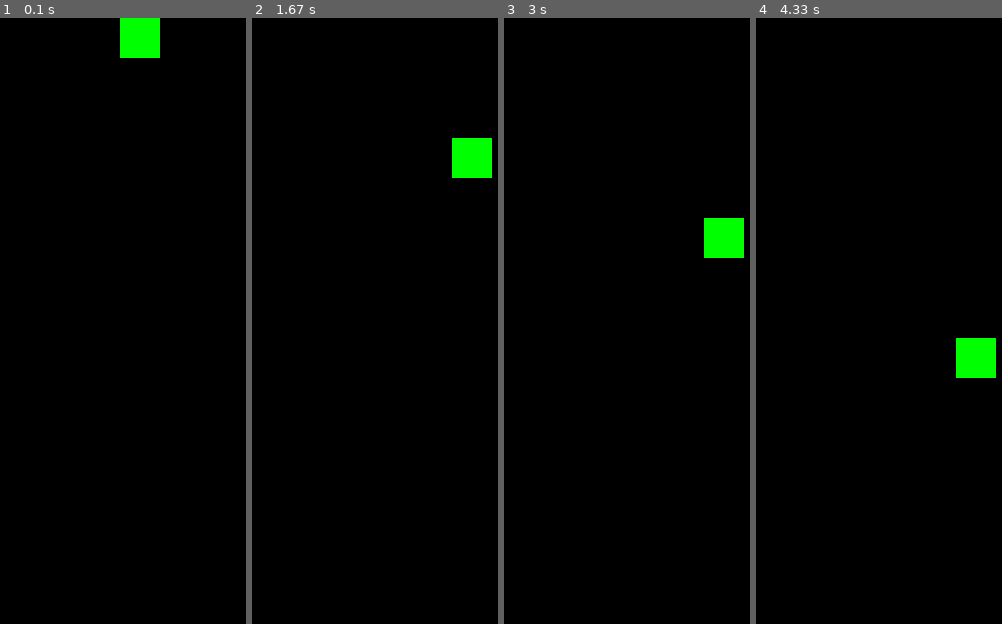
Above: before the commit, frames 1-4 (left to right).
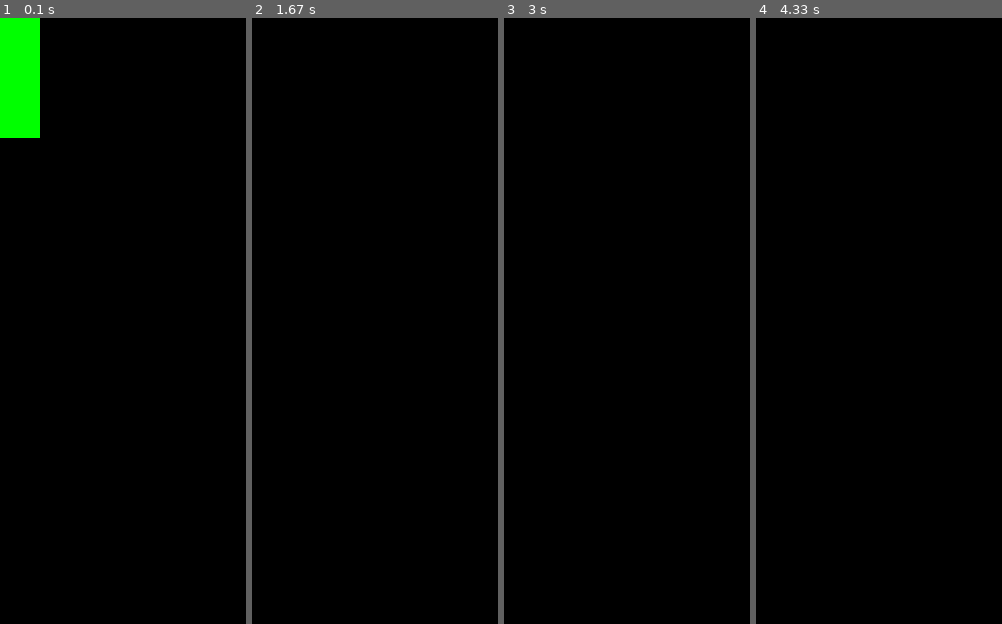
Above: after the commit, the same moments.

Repository: jminchew97/Tetris.pygame
Game: pygame game, started from main.py
Same seed, same stepped clock (60 frames per second), same inputs: the game is played once before the commit and once after it.
Inputs:
- Up to frame 1 (0.1 s): no input
- Up to frame 2 (1.67 s): hold Right 0.33-0.8 s; hold Right 0.83-1.3 s
- Up to frame 3 (3 s): tap Space at 1.9 s
- Up to frame 4 (4.33 s): no input

The runs differ from the first frame. In frame 1, 4.3% of the frame differs, in the area x 0-66%, y 0-20%; in frame 2, 1.1%; in frame 3, 1.1%; in frame 4, 1.1%.

Commit message:
-recoded previous gravity/collision detection
-recoded map grid updater to be more efficient

Diff:
--- a/main.py
+++ b/main.py
@@ -60,7 +60,7 @@
                 ["0", "0", "0", "0", "0", "0", "0", "0", "0", "0"]]
 # player movement
 current_block_list = []
-currently_has_block = True
+currently_has_block = False
 move_x_axis = 0
 move_x_offset = 0
 # visuals
@@ -71,6 +71,7 @@
 
 start = 0
 
+collision = False
 
 
 def move(moving_block_list, map, move_x_axis):
@@ -99,16 +100,22 @@
 			map[block_coordinates[1]][block_coordinates[0]] = "0"
 		moving_block_list.remove(block_coordinates) # remove item from list
 
-map[0][3] = "#"
-y = 0
-for row in map:
-	x = 0
-	for block in row:
-
-		if block == "#":
-			current_block_list.append([x,y])
-		x +=1
-	y+=1
+def update_map(map, current_block_list):
+	# clear map
+	for y in range(len(map)):
+		for x in range(len(map[y])):
+			if map[y][x] == "#":
+				map[y][x] = "0"
+
+
+	# set map
+	if currently_has_block:
+
+		for i in range(len(current_block_list)):
+			current_block_list[i] = [current_block_list[i][0], current_block_list[i][1]]
+			map[current_block_list[i][1]][current_block_list[i][0]] = "#"
+
+
 def debug():
 
 	with open('readme.txt', 'w') as f:
@@ -122,8 +129,12 @@
 	#---- Start runs the first frame
 	#print(move_x_axis)
 	# set initial blocks
-	if currently_has_block == False:
-		map[0][3] = "#"
+	if currently_has_block == False: # generate new block
+		current_block_list = []
+		current_block_list.append([0, 2])
+		current_block_list.append([0,0])
+		current_block_list.append([0, 1])
+
 		currently_has_block = True
 
 	# --- Main event loop
@@ -155,39 +166,42 @@
 
 		#print("tick reached")
 		current_tick = 0
-		y = len(map) - 1 # 18
-		#print(y)
-		while y >= 0:
-			x = len(map[0]) - 1
-			while x >= 0:
-				block_above = map[y - 1][x]
-				current_position = map[y][x]
-				if map[y - 1][x] == "#": # Block above current position is a falling block
-					#print('x:',x)
-					#print('move_offset',move_offset)
-					current_block_list = []
-					current_block_list.append([x, y])
-					print(current_block_list)
-					if map[y][x] == "P":
-						map[y - 1][x] = "P"
-						currently_has_block = False
-						#print("Block landed on P")
-					elif y == len(map)-1: # check if row below is out of range, then place block
-						map[y - 1][x] = "0"
-						map[y][x] = "P"
-						currently_has_block = False
-
-					else : # move block above to current position
-
-						map[y][x] = "#"  # set current position to block
-						map[y - 1][x] = "0" # set block above to empty
-
-
-
-				if block == "0":
-					pass
-				x -= 1
-			y -= 1
+
+		# COLLISION DETECTION----------------------------------
+
+		for block_coord in current_block_list: # check all collisions (placed block/hit bottom of screen)
+
+
+			if block_coord[1] == len(map) - 1: # is working
+				collision = True
+				print("bottom of screen collision", collision)
+				print("Hit bottom of screen")
+				break
+			elif map[block_coord[1] + 1][block_coord[0]] == "P": # check if any blocks in the tetris block is going to touch a placed block
+				collision = True
+				print("Hit another block")
+				break
+
+
+		# CHANGE BLOCK COORDS BASED ON COLLISION--------------------
+		if collision:
+			# CONVERT PLAYERS CURRENT BLOCK TO "PLACED"
+			for i in range(len(current_block_list)):
+
+
+				map[current_block_list[i][1]][current_block_list[i][0]] = "P"
+				print(map[current_block_list[i][1]][current_block_list[i][0]])
+			collision = False
+			currently_has_block = False
+			current_block_list = []
+		# MOVE PLAYER BLOCKS DOWN SINCE NO COLLISION IS DETECTED
+		else:
+			# add gravity by adding +1 to every Y coordinate in current_block_list
+			for i in range(len(current_block_list)):
+				current_block_list[i] = [current_block_list[i][0], current_block_list[i][1] + 1]
+				map[current_block_list[i][1]][current_block_list[i][0]] = "#"
+	# update map list
+	update_map(map, current_block_list)
 
 
 
@@ -227,8 +241,7 @@
 
 	# --- Go ahead and update the screen with what we've drawn.
 	pygame.display.flip()
-	if start == 0:
-		start += 1
+
 	# --- Limit to 60 frames per second
 	clock.tick(FPS)
 
